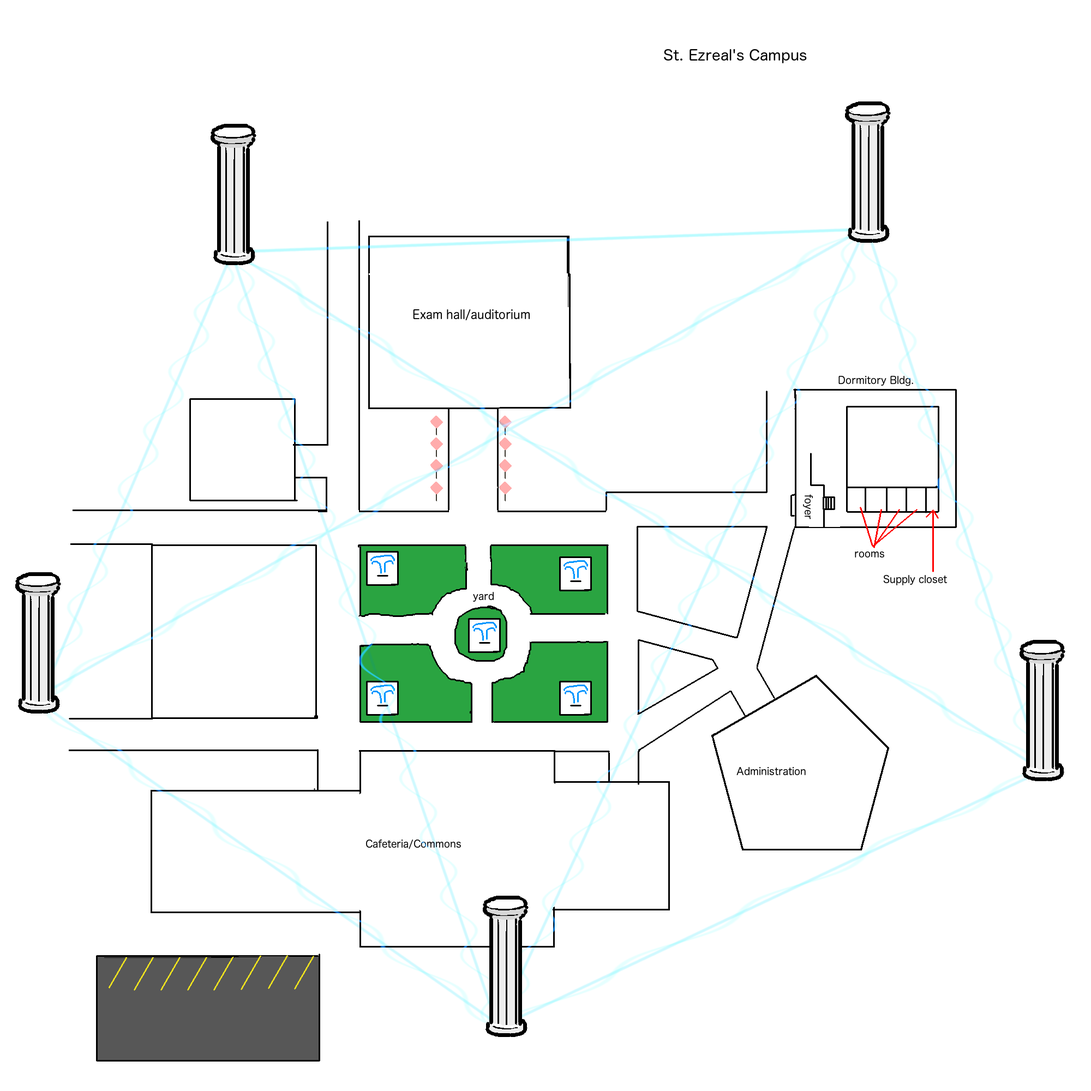
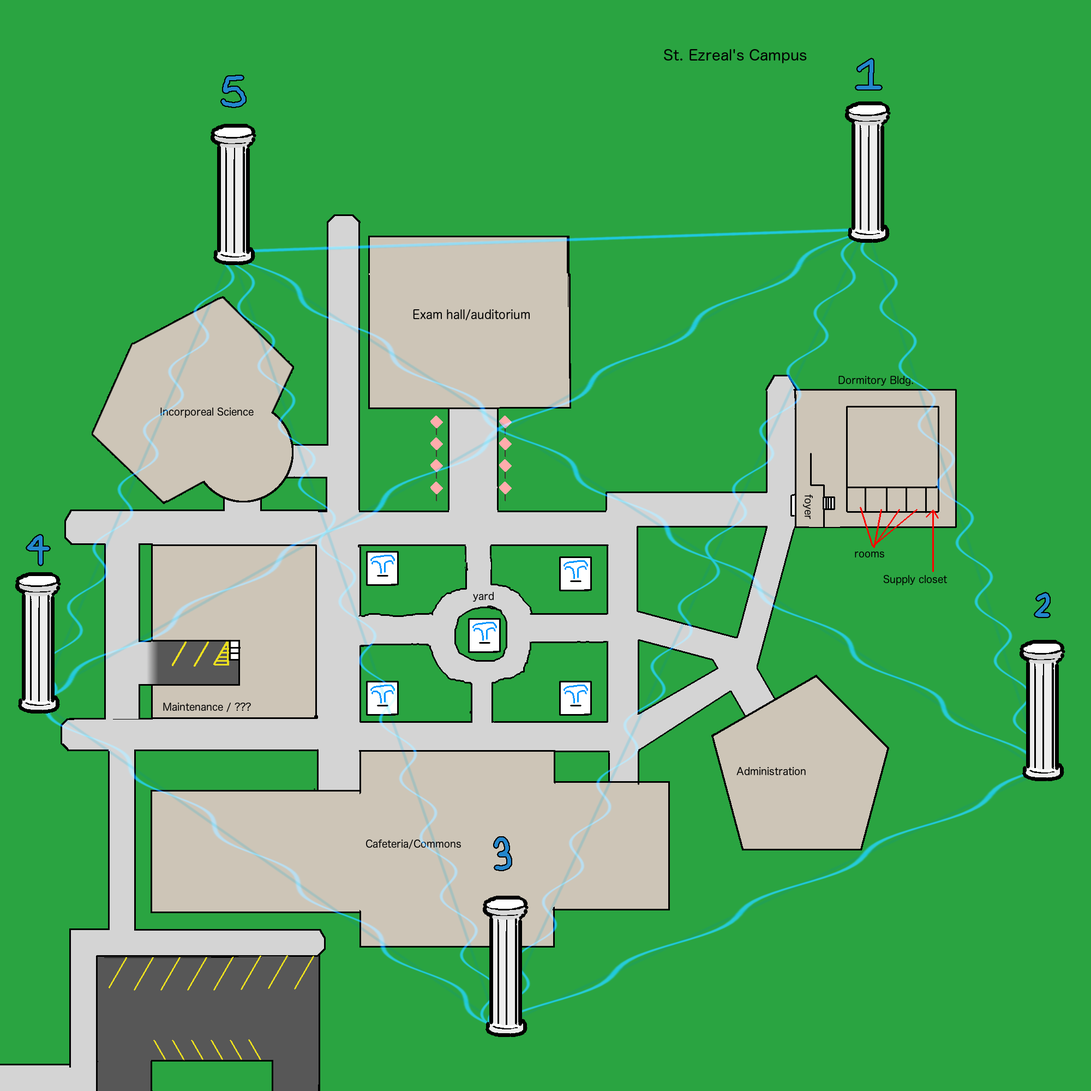
Layer changes from the first 1091 x 1091 image to the second:
added layer "pillar numbers" above "pilliars" over [25, 57, 1052, 872]
added layer "Incorporeal Science" above "Maintenance / ???" over [160, 407, 254, 419]
added layer "Maintenance / ???" above "arrows #1" over [163, 702, 252, 713]
painted on "arrows #1" over [0, 0, 1091, 1091]
